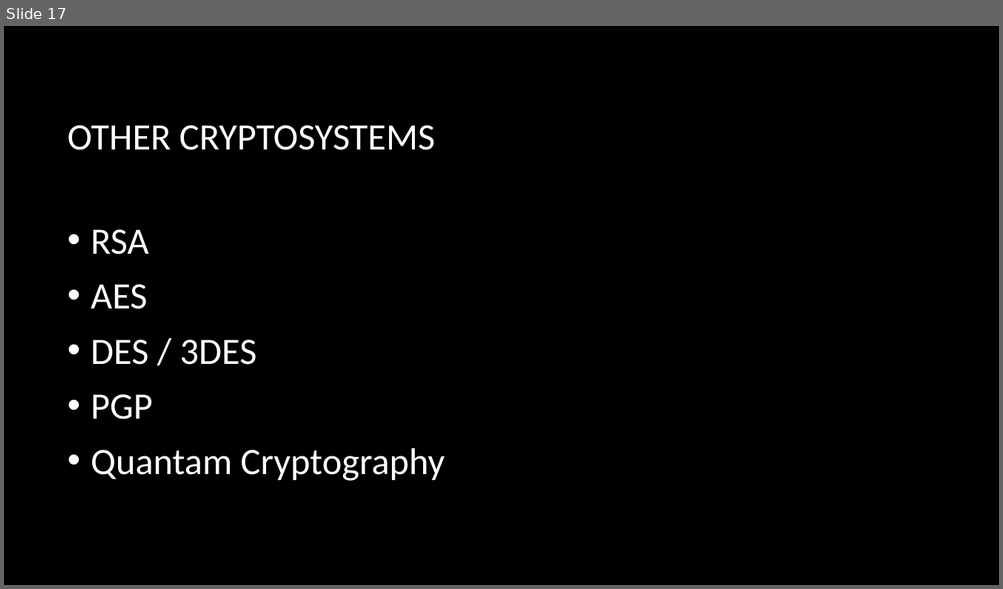
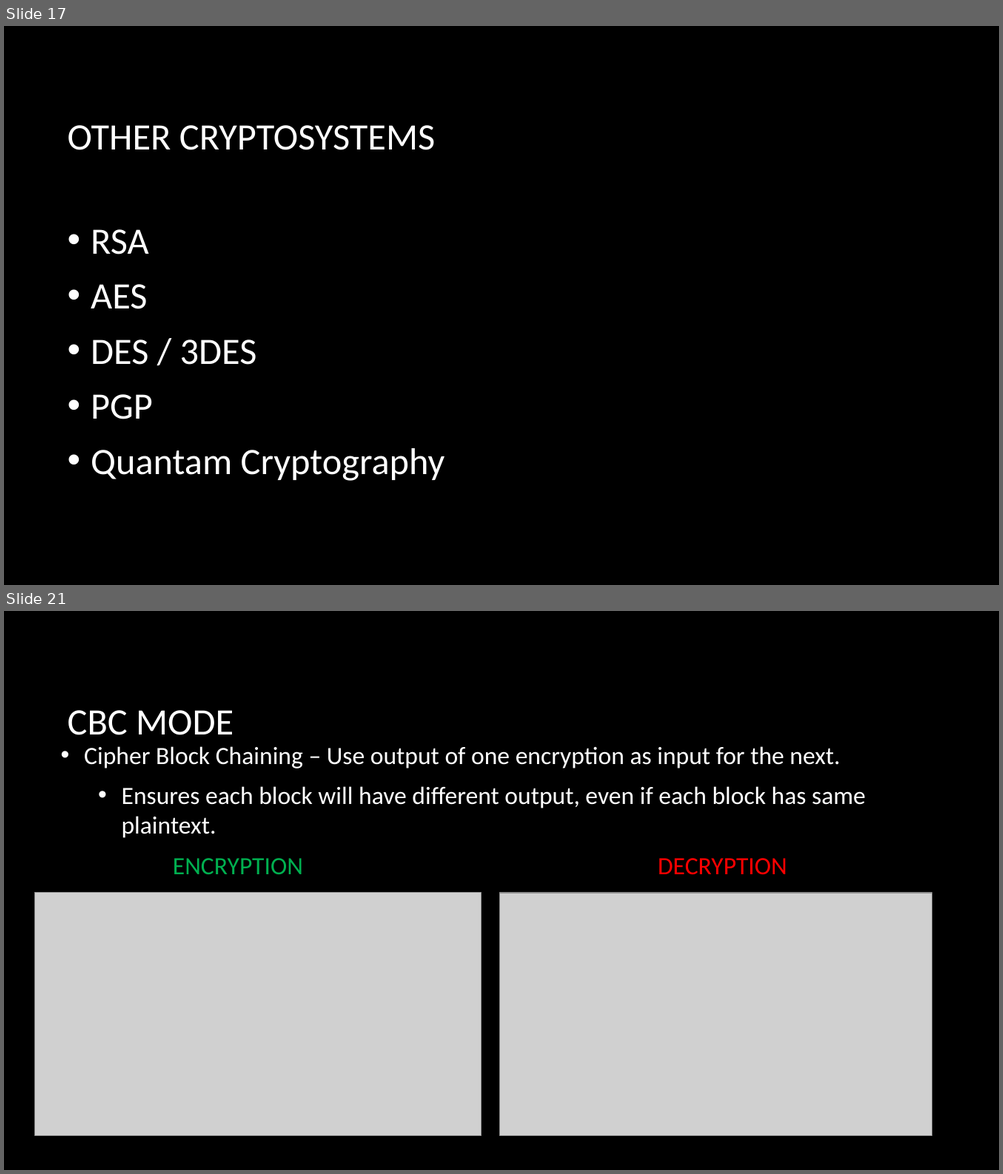
Before and after one commit to sidsenkumar11/sidsenkumar11.github.io, a slide deck: presentations/9-29-16_GreyHat_OneTimePad.pptx. Shown one above the other, each under a label of ours: slide 17 before the commit, slides 17 and 21 after it; the slides between them are not shown. The pictures are 1003x589 and 1003x1174 pixels, drawn with LibreOffice and Linux fonts; fonts in the diff are those of the drawing; grey boxes stand for pictures; background and template pictures are left out. Boxes give left, top, right and bottom in pixels: in the first picture for what was removed or moved away, otherwise in the second. Text is boxed around its words. In the diff, an @@ line names an element or a change of style, - is before the commit and + after.

```diff
--- a/presentations/9-29-16_GreyHat_OneTimePad.pptx
+++ b/presentations/9-29-16_GreyHat_OneTimePad.pptx
@@ slide 21 added at bbox=[4, 611, 999, 1170], background picture (left out) @@
@@ title added at bbox=[68, 710, 233, 735], 36 pt, text #FFFFFF @@
+CBC MODE
@@ text added at bbox=[84, 746, 865, 875], 24 pt, text #FFFFFF @@
+• Cipher Block Chaining – Use output of one encryption as input for the next.
+  • Ensures each block will have different output, even if each block has same plaintext.
+  ENCRYPTION DECRYPTION
@@ picture added at bbox=[34, 893, 481, 1136] @@
@@ picture added at bbox=[499, 893, 932, 1136] @@
```
Also in this commit, not shown: 4 other slides added, 9 other files.
